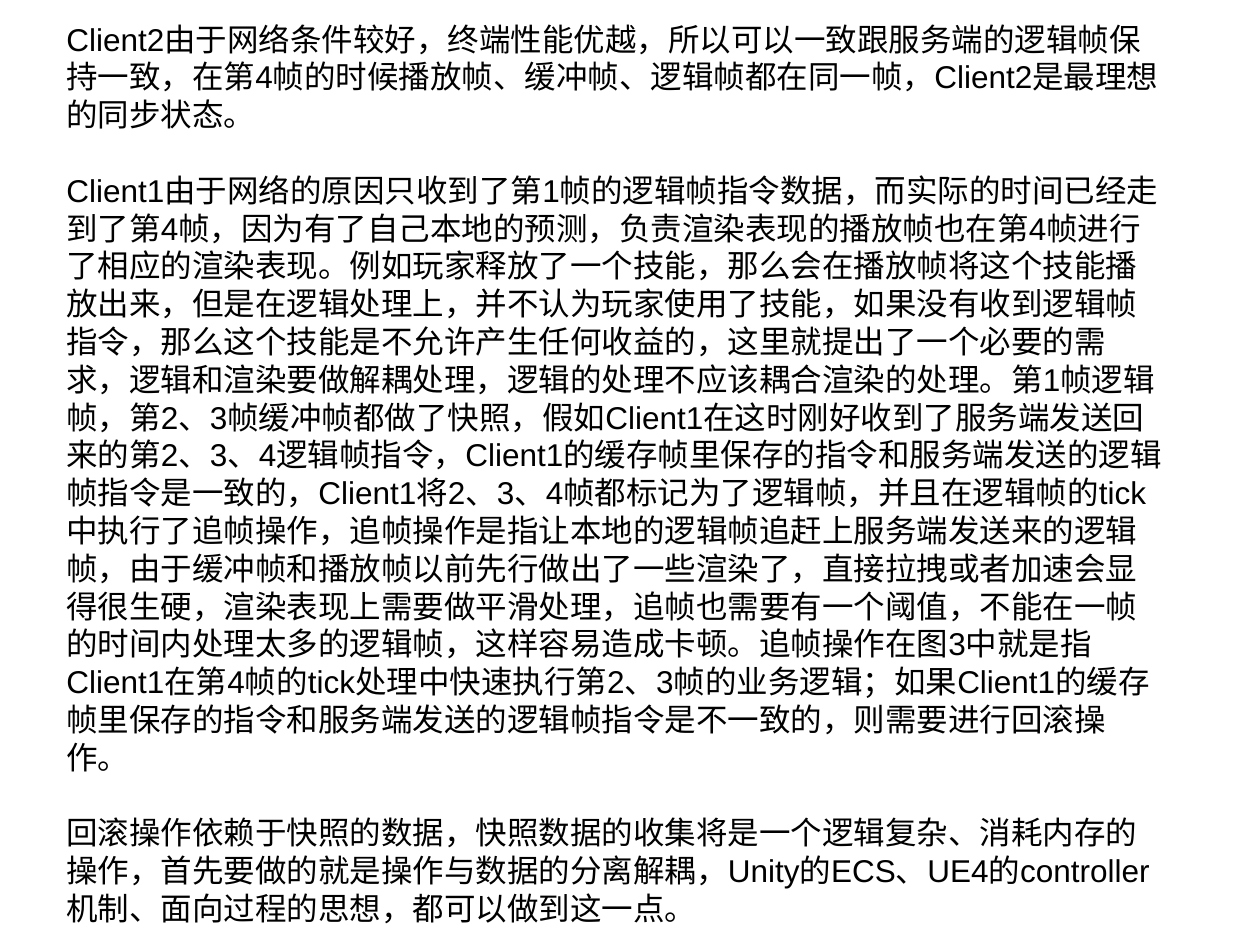
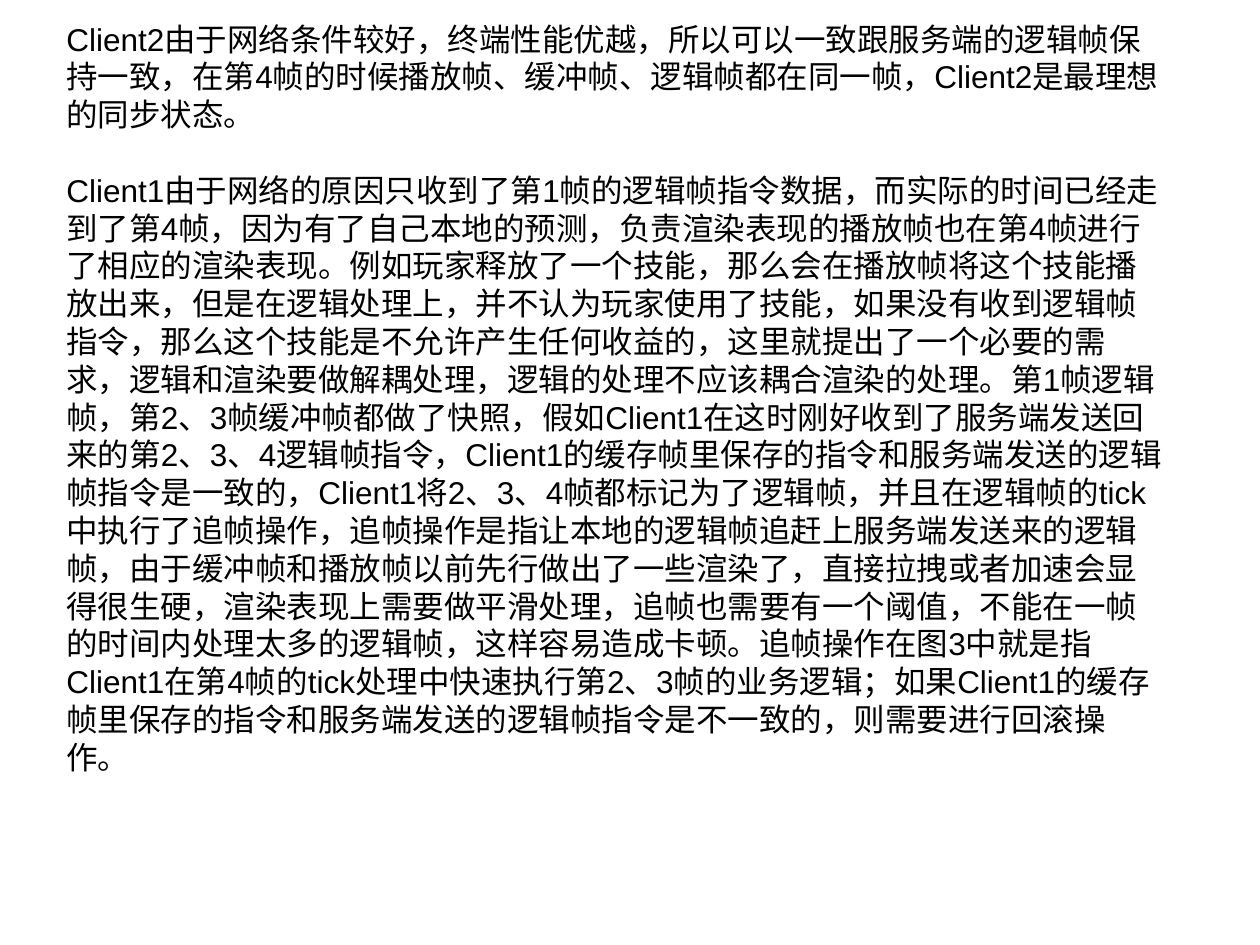
Before and after one commit to cyk88888888/LockStep-StateSynchronization, a slide deck: slide 8 of 浅析帧同步和状态同步.ppt (slide 9 before the commit). Drawn at 1260x945 pixels with LibreOffice and Linux fonts; fonts in the diff are those of the drawing. Boxes give left, top, right and bottom in pixels: in the first picture for what was removed or moved away, otherwise in the second. Text is boxed around its words. In the diff, an @@ line names an element or a change of style, - is before the commit and + after.

```diff
--- a/浅析帧同步和状态同步.ppt
+++ b/浅析帧同步和状态同步.ppt
@@ text at (66, 817, 1149, 923): paragraph removed @@
-回滚操作依赖于快照的数据，快照数据的收集将是一个逻辑复杂、消耗内存的操作，首先要做的就是操作与数据的分离解耦，Unity的ECS、UE4的controller机制、面向过程的思想，都可以做到这一点。
```
Also in this commit, not shown: 2 other slides changed, 1 slide removed, 1 other file.
